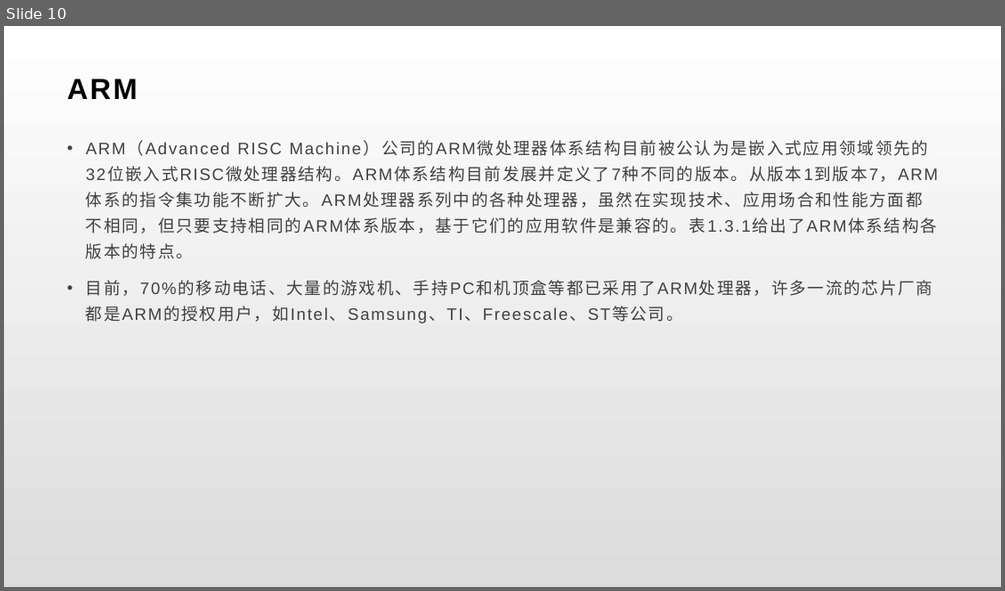
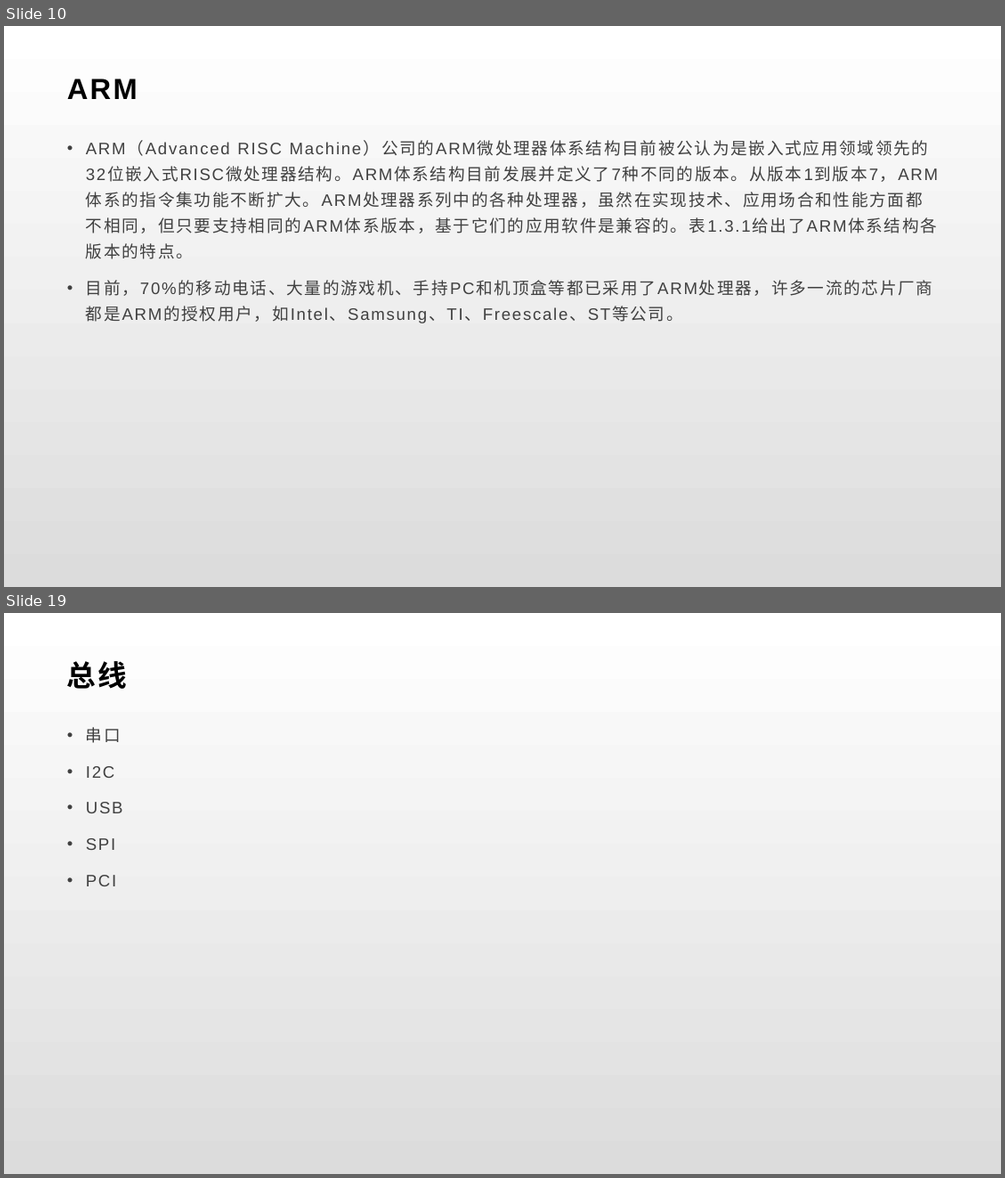
Before and after one commit to BrillianceRen/HanHua, a slide deck: brilliance/嵌入式.pptx. Shown one above the other, each under a label of ours: slide 10 before the commit, slides 10 and 19 after it; the slides between them are not shown. The pictures are 1005x591 and 1005x1178 pixels, drawn with LibreOffice and Linux fonts; fonts in the diff are those of the drawing. Boxes give left, top, right and bottom in pixels: in the first picture for what was removed or moved away, otherwise in the second. Text is boxed around its words. In the diff, an @@ line names an element or a change of style, - is before the commit and + after.

```diff
--- a/brilliance/嵌入式.pptx
+++ b/brilliance/嵌入式.pptx
@@ slide 19 added at (4, 613, 1001, 1174), background gradient #FFFFFF to #DCDCDC @@
@@ title added at (67, 661, 128, 689), 28 pt, text #000000, bold @@
+总线
@@ text added at (86, 727, 123, 886), 16 pt, text #404040 @@
+• 串口
+• I2C
+• USB
+• SPI
+• PCI
```
Also in this commit, not shown: 8 other slides added, 1 other file.
